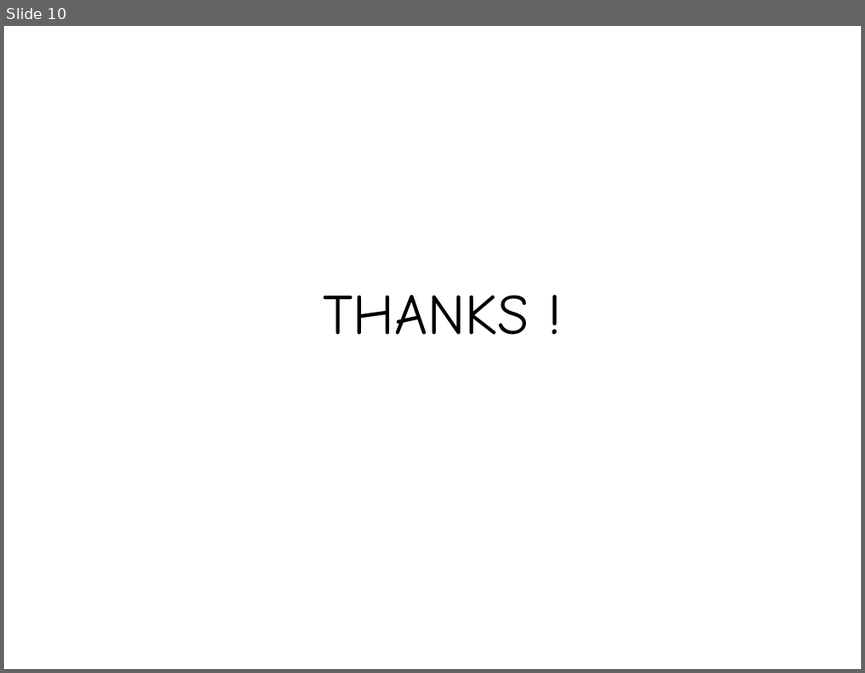
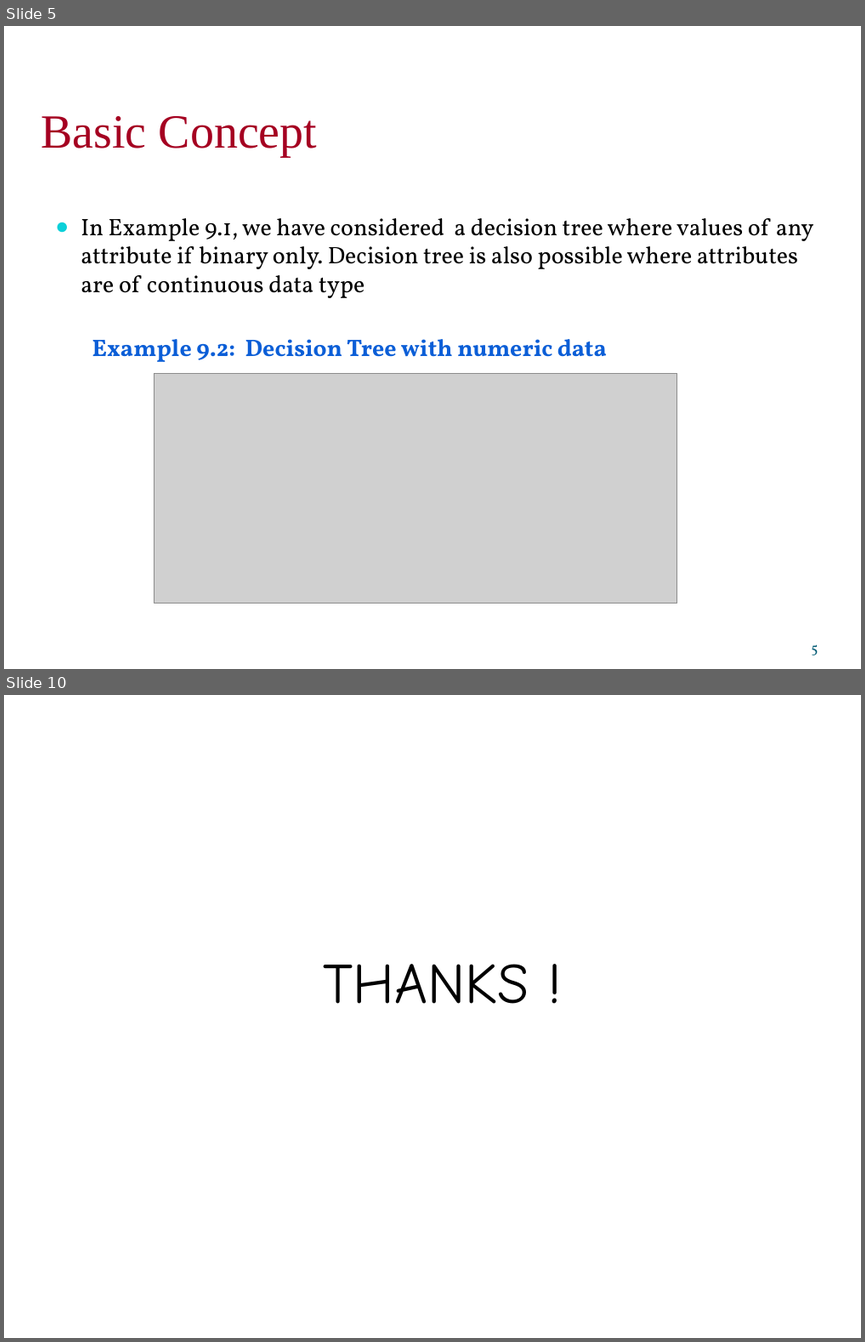
Before and after one commit to falcon-sky/pyspark-nlp, a slide deck: day_11/DecisionTreeModel.pptx. Shown one above the other, each under a label of ours: slide 10 before the commit, slides 5 and 10 after it; the slides between them are not shown. The pictures are 865x673 and 865x1342 pixels, drawn with LibreOffice and Linux fonts; fonts in the diff are those of the drawing; grey boxes stand for pictures. Boxes give left, top, right and bottom in pixels: in the first picture for what was removed or moved away, otherwise in the second. Text is boxed around its words. In the diff, an @@ line names an element or a change of style, - is before the commit and + after.

```diff
--- a/day_11/DecisionTreeModel.pptx
+++ b/day_11/DecisionTreeModel.pptx
@@ slide 5 added at (4, 26, 861, 669), background #FFFFFF @@
@@ text added at (41, 116, 317, 157), 40 pt, text #A50021 @@
+Basic Concept
@@ text added at (80, 218, 814, 362), 20 pt, text #000000 @@
+● In Example 9.1, we have considered a decision tree where values of any attribute if binary only. Decision tree is also possible where attributes are of continuous data type
+Example 9.2: Decision Tree with numeric data
@@ picture added at (154, 373, 676, 603) @@
@@ page number added at (811, 644, 817, 655), 12 pt, text #035C75 @@
+5
```
Also in this commit, not shown: 2 slides changed, 5 other slides added, 6 slides removed, 13 other files.
